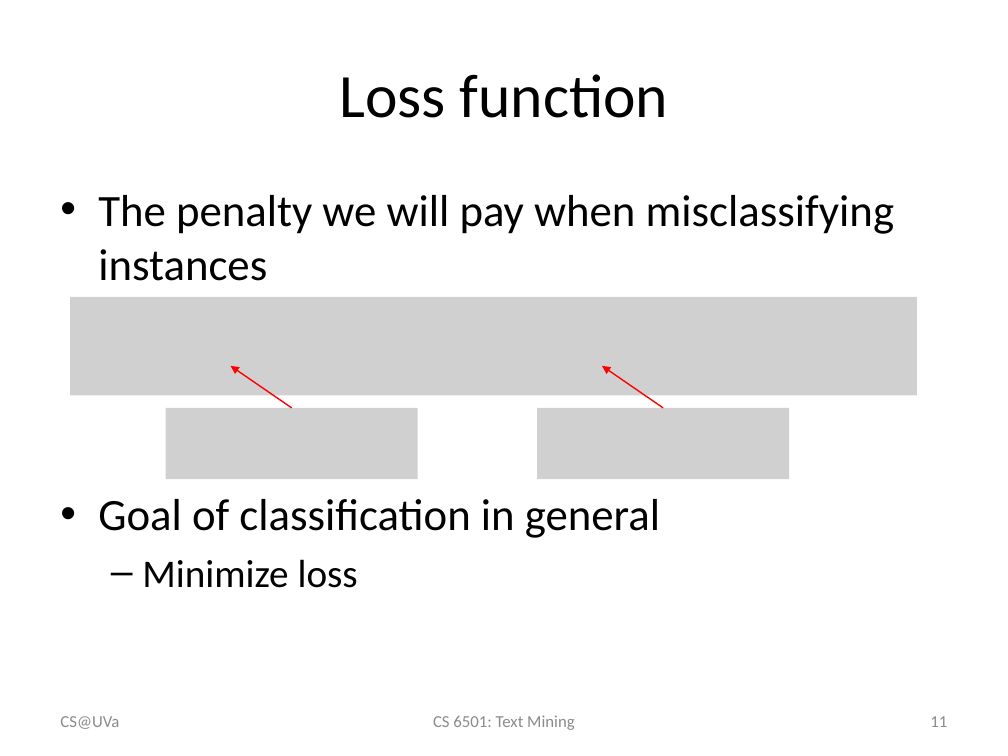
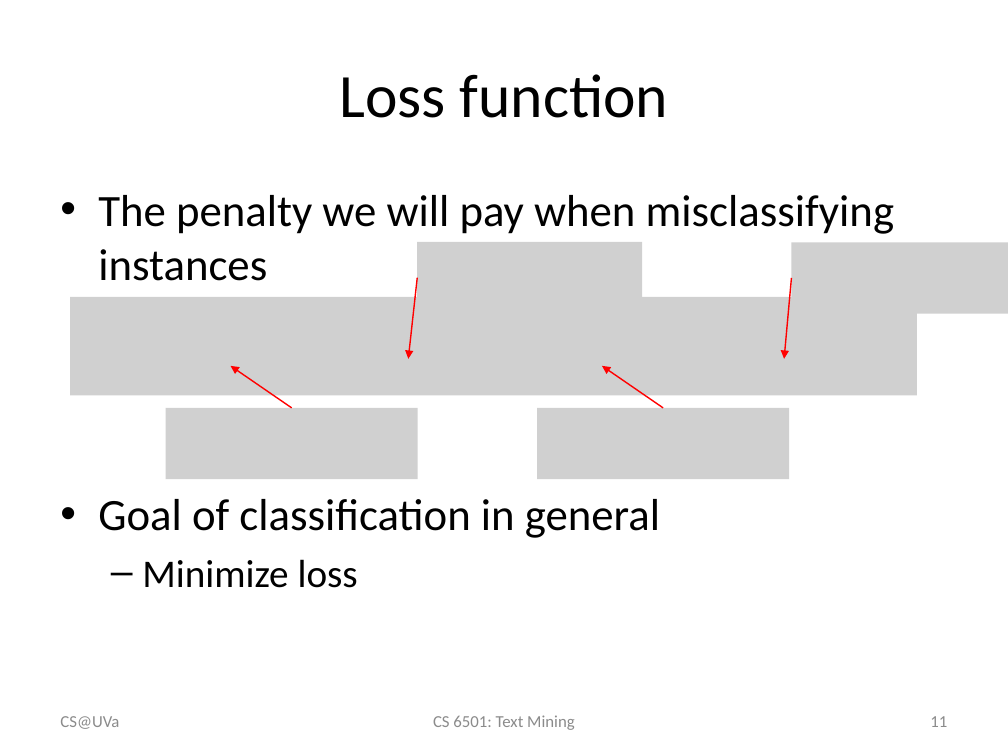
Before and after one commit to wang296/CS6501-Text-Mining, a slide deck: slide 11 of docs/TextCategorization.pptx. Drawn at 1008x756 pixels with LibreOffice and Linux fonts; fonts in the diff are those of the drawing; grey boxes stand for pictures. Boxes give left, top, right and bottom in pixels: in the first picture for what was removed or moved away, otherwise in the second. Text is boxed around its words. In the diff, an @@ line names an element or a change of style, - is before the commit and + after.

```diff
--- a/docs/TextCategorization.pptx
+++ b/docs/TextCategorization.pptx
@@ picture added at (417,242,642,313) @@
@@ picture added at (791,242,1008,313) @@
@@ arrow added from (417, 277) to (408, 359), #FF0000 1 pt @@
@@ arrow added from (791, 278) to (784, 359), #FF0000 1 pt @@
```
Also in this commit, not shown: 7 other slides changed, 5 other files.
